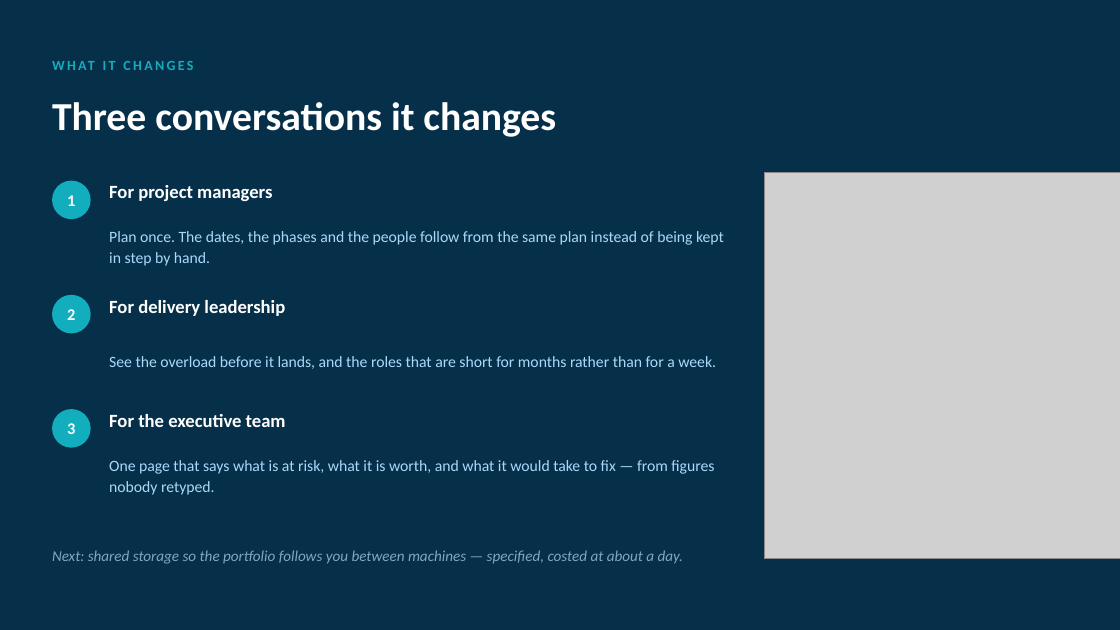
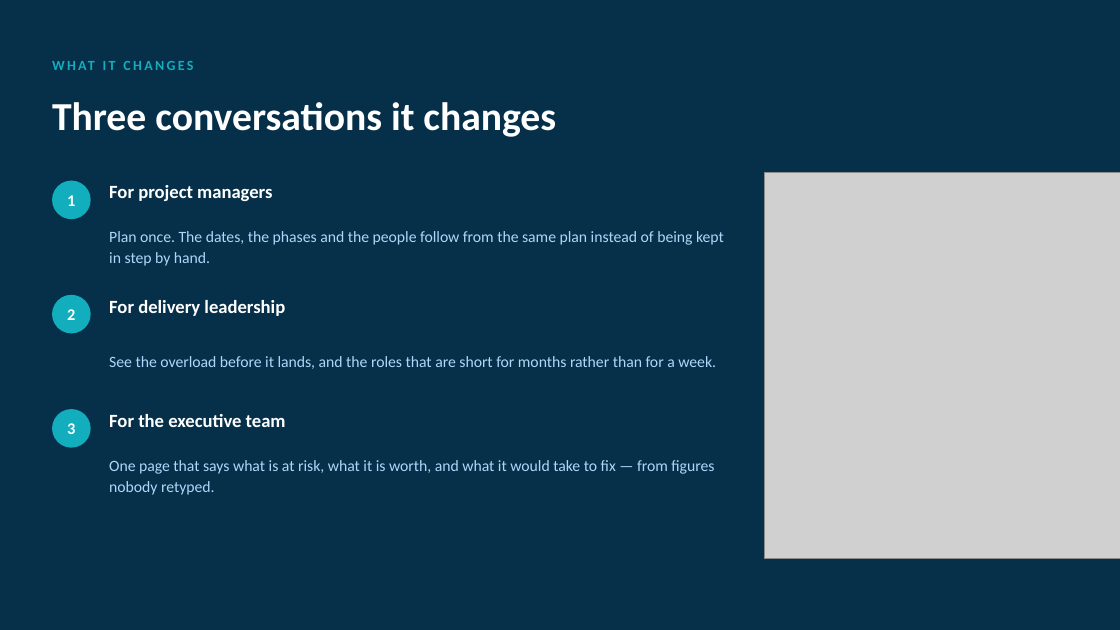
Before and after one commit to yk13-max/pmo, a slide deck: slide 18 of docs/Project Glass — PMO Portfolio Tracker.pptx (slide 15 before the commit). Drawn at 1120x630 pixels with LibreOffice and Linux fonts; fonts in the diff are those of the drawing; grey boxes stand for pictures. Boxes give left, top, right and bottom in pixels: in the first picture for what was removed or moved away, otherwise in the second. Text is boxed around its words. In the diff, an @@ line names an element or a change of style, - is before the commit and + after.

```diff
--- a/docs/Project Glass — PMO Portfolio Tracker.pptx
+++ b/docs/Project Glass — PMO Portfolio Tracker.pptx
@@ text removed at (x1=52, y1=550, x2=683, y2=564) @@
-Next: shared storage so the portfolio follows you between machines — specified, costed at about a day.
```
Also in this commit, not shown: 3 slides added, 4 other files.
